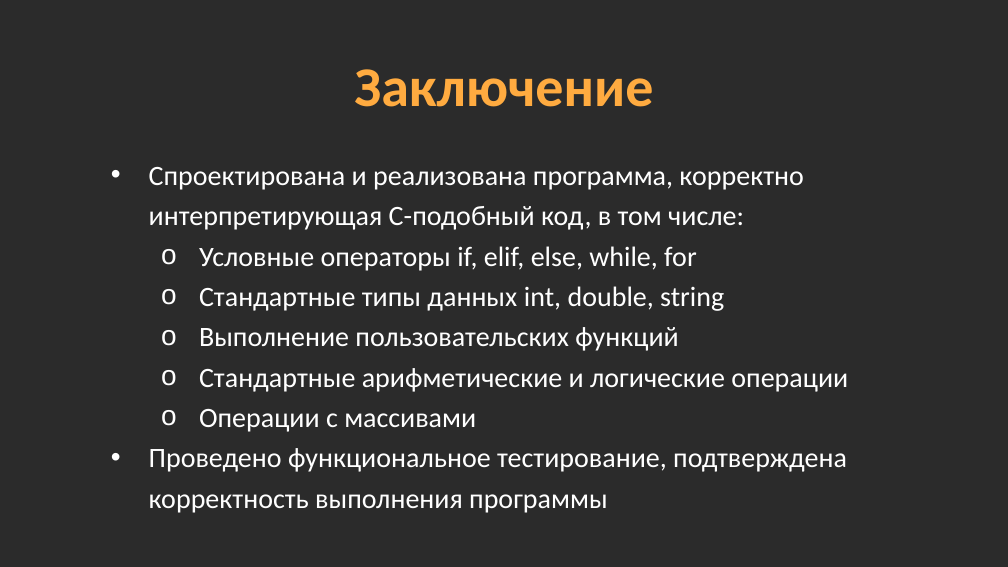
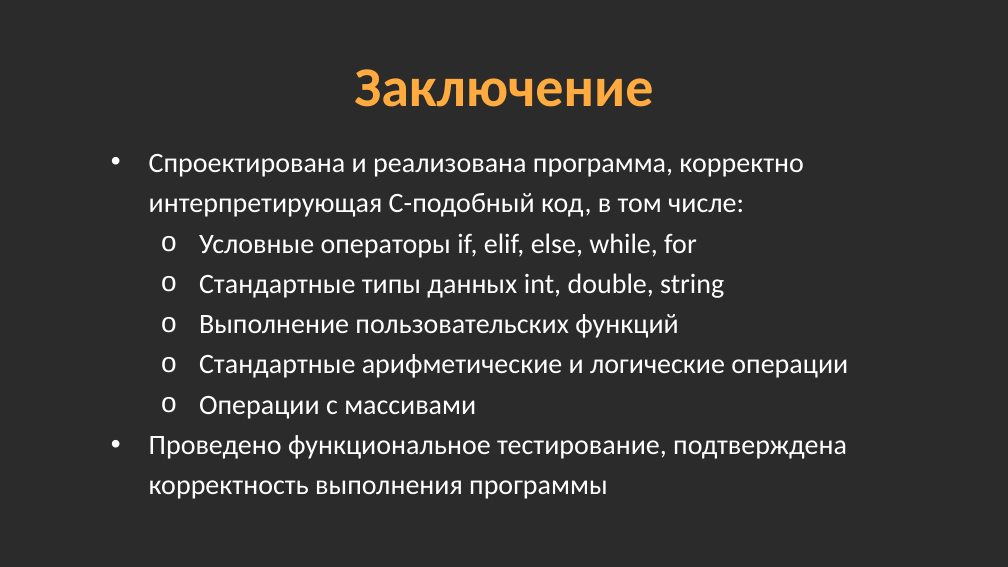
Before and after one commit to midnsun/mp2-2024-lab7-interpretator, a slide deck: slide 15 of Презентация_лабораторная_Интерпретатор_Загрядсков_Максим_Болтенков_Станислав_3823Б1ПМ1_1.pptx. Drawn at 1008x567 pixels with LibreOffice and Linux fonts; fonts in the diff are those of the drawing; background and template pictures are left out; a plain dark background stands for a picture behind light text. Boxes give left, top, right and bottom in pixels: in the first picture for what was removed or moved away, otherwise in the second. Text is boxed around its words. In the diff, an @@ line names an element or a change of style, - is before the commit and + after.

```diff
--- a/Презентация_лабораторная_Интерпретатор_Загрядсков_Максим_Болтенков_Станислав_3823Б1ПМ1_1.pptx
+++ b/Презентация_лабораторная_Интерпретатор_Загрядсков_Максим_Болтенков_Станислав_3823Б1ПМ1_1.pptx
@@ text "Спроектирована и реализована программа, корректно ...": place and size @@
-text "Спроектирована и реализована программа, корректно ..." at [149,167,848,513]
+text "Спроектирована и реализована программа, корректно ..." at [149,154,848,499]
```
Also in this commit, not shown: 1 other slide changed.
